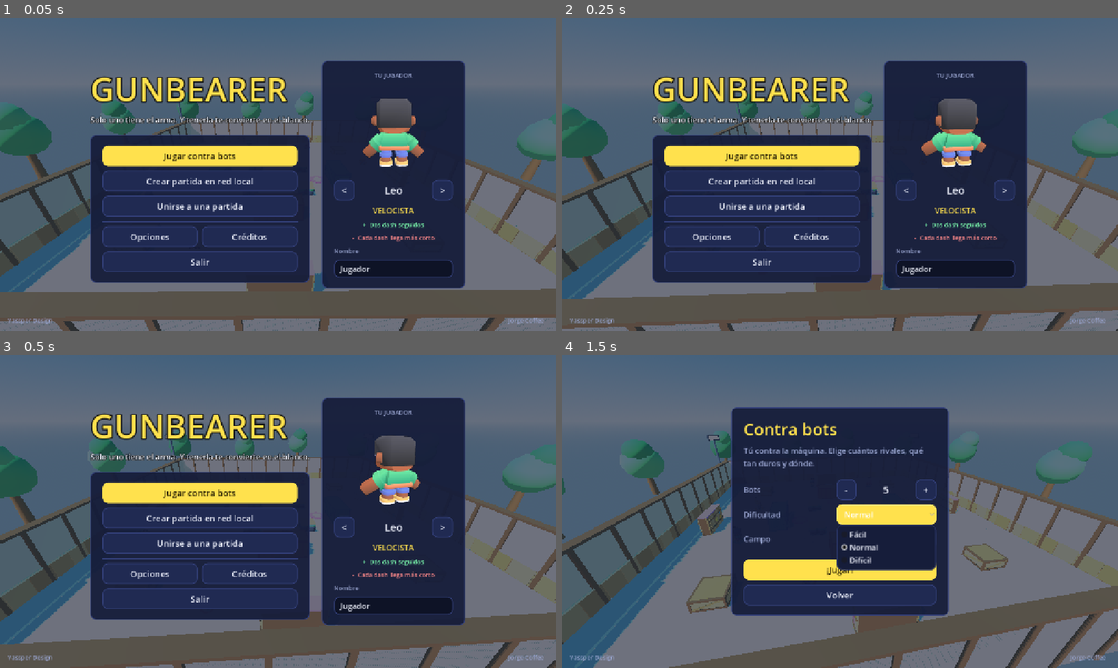
Above: before the commit, frames 1-4 (two rows, left to right).
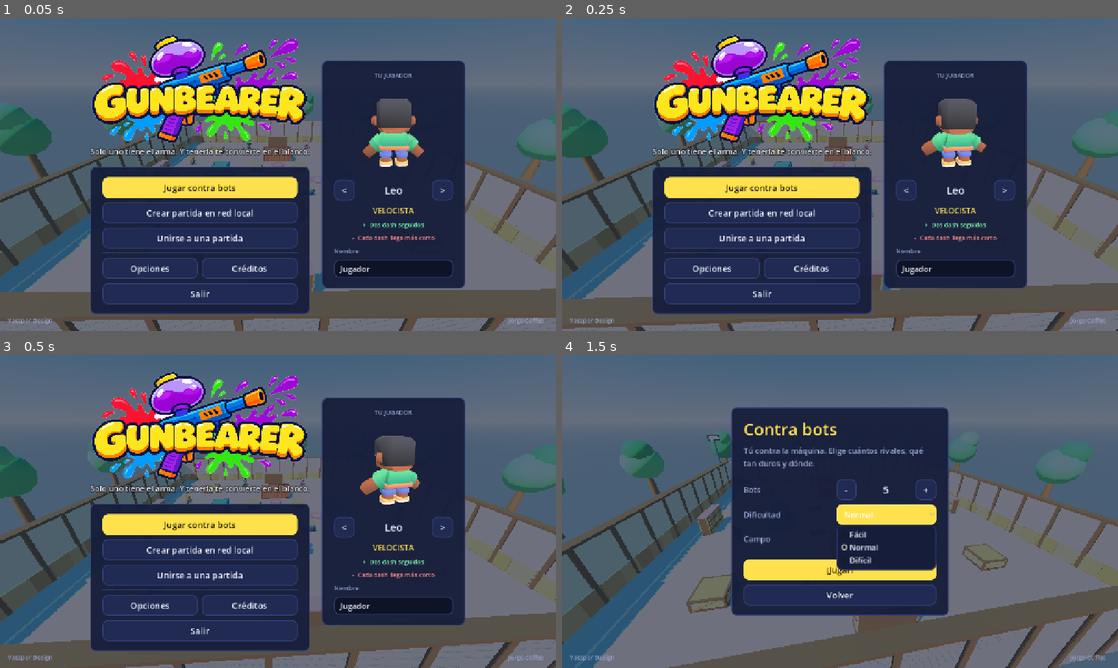
Above: after the commit, the same moments.

Repository: Yassp8312/Gunbearer
Game: Godot game, scene res://scenes/menu.tscn
Same seed, same stepped clock (60 frames per second), same inputs: the game is played once before the commit and once after it.
Inputs:
- Up to frame 1 (0.05 s): no input
- Up to frame 2 (0.25 s): no input
- Up to frame 3 (0.5 s): no input
- Up to frame 4 (1.5 s): click "Jugar contra bots" at 0.5 s; click "Normal" at 1.25 s

The runs differ from the first frame. In frame 1, 21% of the frame differs, in the area x 16-56%, y 5-95%; in frame 2, 21%; in frame 3, 21%; in frame 4, nothing differs.

Commit message:
Logo del juego en el menú y el README, e icono de la ventana
Co-Authored-By: Claude Fable 5.2 <noreply@anthropic.com>

Diff:
--- a/project.godot
+++ b/project.godot
@@ -13,6 +13,7 @@
 config/name="Gunbearer"
 config/description="Solo uno tiene el arma, y tenerla te convierte en el blanco de todos."
 run/main_scene="res://scenes/menu.tscn"
+config/icon="res://assets/icono.png"
 config/features=PackedStringArray("4.5", "Forward Plus")
 
 [autoload]
--- a/scripts/menu.gd
+++ b/scripts/menu.gd
@@ -211,7 +211,16 @@
 	left.add_theme_constant_override("separation", 6)
 	left.size_flags_vertical = Control.SIZE_SHRINK_CENTER
 	_holder.add_child(left)
-	left.add_child(UI.title("GUNBEARER"))
+	# Logo del juego; si falta el archivo, queda el título escrito.
+	if ResourceLoader.exists("res://assets/logo.png"):
+		var logo := TextureRect.new()
+		logo.texture = load("res://assets/logo.png")
+		logo.expand_mode = TextureRect.EXPAND_IGNORE_SIZE
+		logo.stretch_mode = TextureRect.STRETCH_KEEP_ASPECT_CENTERED
+		logo.custom_minimum_size = Vector2(500, 250)
+		left.add_child(logo)
+	else:
+		left.add_child(UI.title("GUNBEARER"))
 	var sub: Label = UI.title("Solo uno tiene el arma. Y tenerla te convierte en el blanco.", UI.F_BODY, UI.TEXT)
 	sub.autowrap_mode = TextServer.AUTOWRAP_OFF
 	left.add_child(sub)
Binary file added: assets/icono.png
Not shown, added: assets/icono.png.import
Binary file added: assets/logo.png
Not shown, added: assets/logo.png.import
Not shown, added: autoload/music.gd.uid
Not shown, changed: CLAUDE.md
